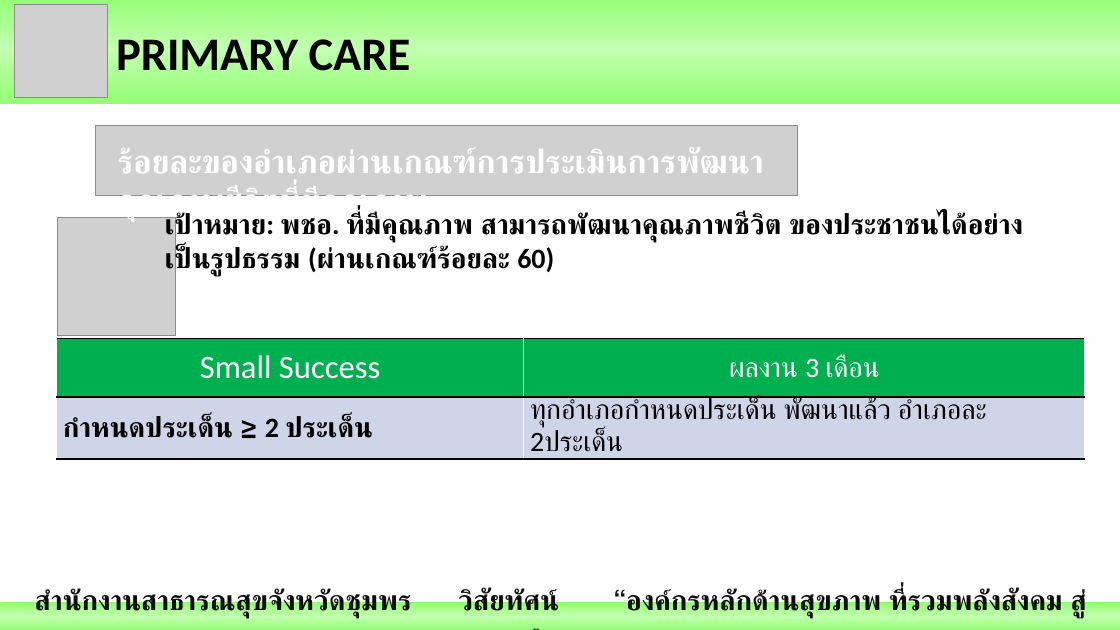
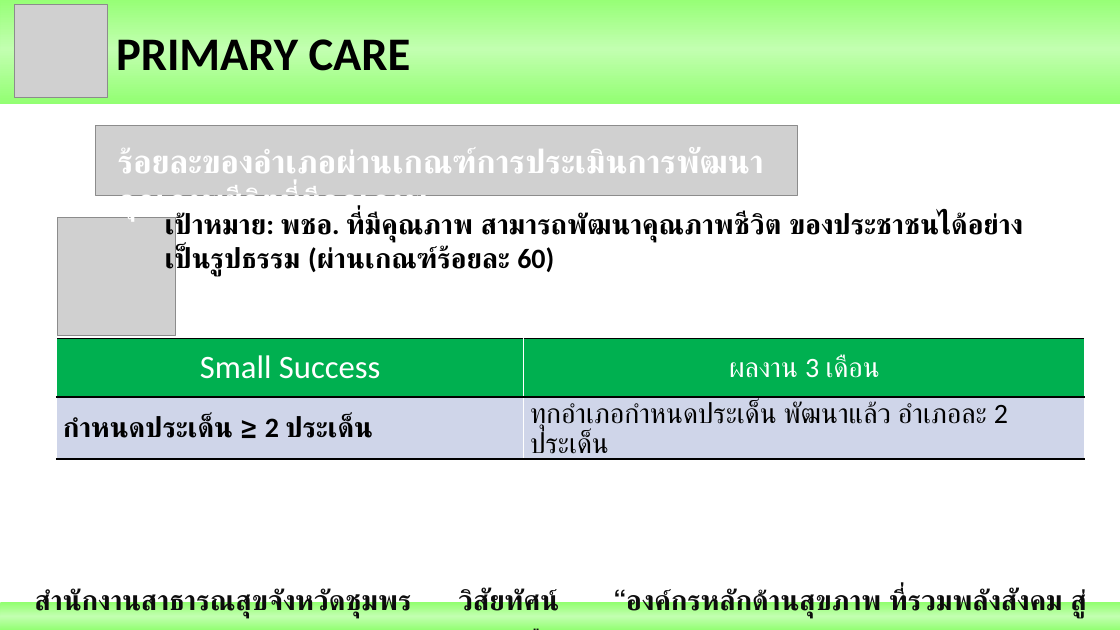
Before and after one commit to joblackpoc/Jobs_SSJ, a slide deck: slide 24 of นิเทศก์/Ready/Poc_Mix_2_นิเทศก์ใหม่.pptx. Drawn at 1120x630 pixels with LibreOffice and Linux fonts; fonts in the diff are those of the drawing; grey boxes stand for pictures. Boxes give left, top, right and bottom in pixels: in the first picture for what was removed or moved away, otherwise in the second. Text is boxed around its words. In the diff, an @@ line names an element or a change of style, - is before the commit and + after.

```diff
--- a/นิเทศก์/Ready/Poc_Mix_2_นิเทศก์ใหม่.pptx
+++ b/นิเทศก์/Ready/Poc_Mix_2_นิเทศก์ใหม่.pptx
@@ table at (x1=56, y1=339, x2=1085, y2=465) @@
-row 2, column 2: ทุกอำเภอกำหนดประเด็น พัฒนาแล้ว อำเภอละ 2ประเด็น
+row 2, column 2: ทุกอำเภอกำหนดประเด็น พัฒนาแล้ว อำเภอละ 2 ประเด็น
```
Also in this commit, not shown: 13 other slides changed, 1 other file.
